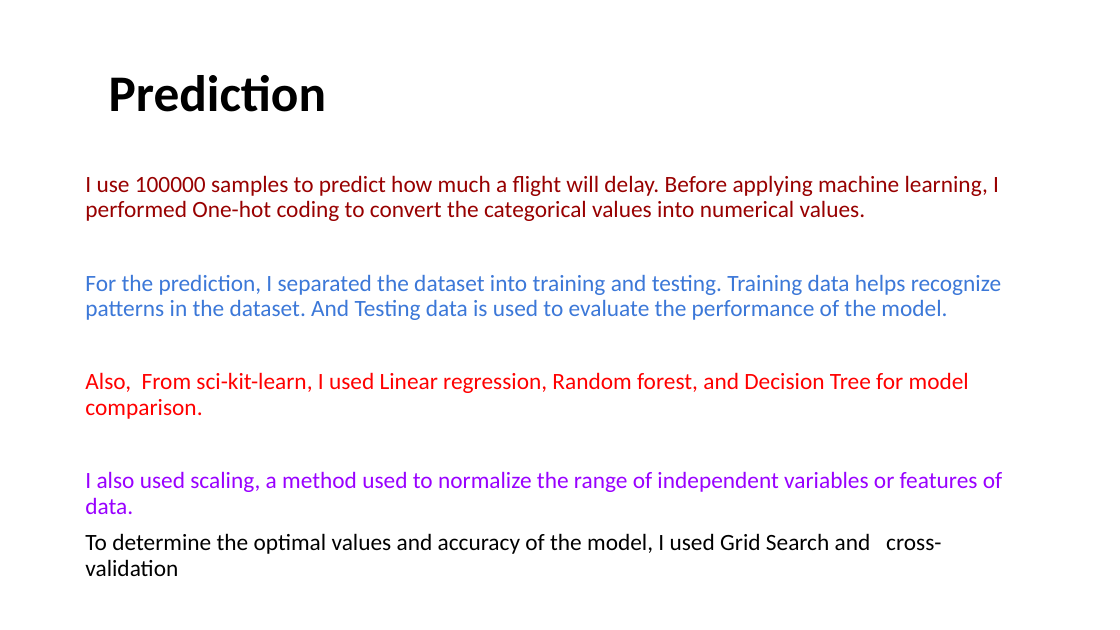
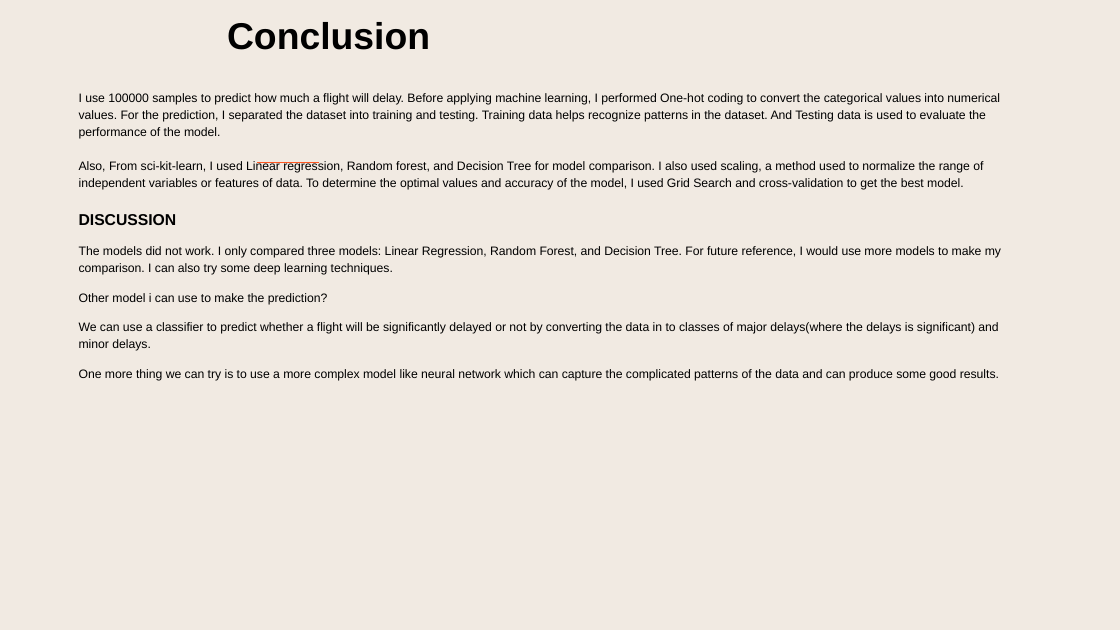
Before and after one commit to Vertulie/Data-Science-Career-Track, a slide deck: slide 26 of Capstone Project 1/Caption Project 1 ppt.pptx (slide 17 before the commit). Drawn at 1120x630 pixels with LibreOffice and Linux fonts; fonts in the diff are those of the drawing; background and template pictures are left out. Boxes give left, top, right and bottom in pixels: in the first picture for what was removed or moved away, otherwise in the second. Text is boxed around its words. In the diff, an @@ line names an element or a change of style, - is before the commit and + after.

```diff
--- a/Capstone Project 1/Caption Project 1 ppt.pptx
+++ b/Capstone Project 1/Caption Project 1 ppt.pptx
@@ freeform shape added at box(0, 0, 17, 630), fill #766E53 @@
@@ rectangle added at box(0, 0, 1120, 630), fill #F1EAE2 @@
@@ title added at box(227, 22, 430, 50), 32 pt, text #000000, bold @@
+Conclusion
@@ freeform shape added at box(0, 66, 146, 113), fill #A42F0F @@
@@ title removed at box(109, 75, 327, 112) @@
-Prediction
@@ text at box(79, 93, 1001, 381): text changed; size 20 to 10.5 pt; font Calibri to Arial; text colour #3C78D8 to #000000 @@
-I use 100000 samples to predict how much a flight will delay. Before applying machine learning, I performed One-hot coding to convert the categorical values into numerical values.
-For the prediction, I separated the dataset into training and testing. Training data helps recognize patterns in the dataset. And Testing data is used to evaluate the performance of the model.
-Also, From sci-kit-learn, I used Linear regression, Random forest, and Decision Tree for model comparison.
-I also used scaling, a method used to normalize the range of independent variables or features of data.
-To determine the optimal values and accuracy of the model, I used Grid Search and cross-validation
+I use 100000 samples to predict how much a flight will delay. Before applying machine learning, I performed One-hot coding to convert the categorical values into numerical values. For the prediction, I separated the dataset into training and testing. Training data helps recognize patterns in the dataset. And Testing data is used to evaluate the performance of the model.
+Also, From sci-kit-learn, I used Linear regression, Random forest, and Decision Tree for model comparison. I also used scaling, a method used to normalize the range of independent variables or features of data. To determine the optimal values and accuracy of the model, I used Grid Search and cross-validation to get the best model.
+DISCUSSION
+The models did not work. I only compared three models: Linear Regression, Random Forest, and Decision Tree. For future reference, I would use more models to make my comparison. I can also try some deep learning techniques.
+Other model i can use to make the prediction?
+We can use a classifier to predict whether a flight will be significantly delayed or not by converting the data in to classes of major delays(where the delays is significant) and minor delays.
+One more thing we can try is to use a more complex model like neural network which can capture the complicated patterns of the data and can produce some good results.
@@ line added from (318, 162) to (257, 162), #FF5822 1.5 pt @@
```
Also in this commit, not shown: 2 other slides changed, 25 slides added, 22 slides removed, 5 other files.
